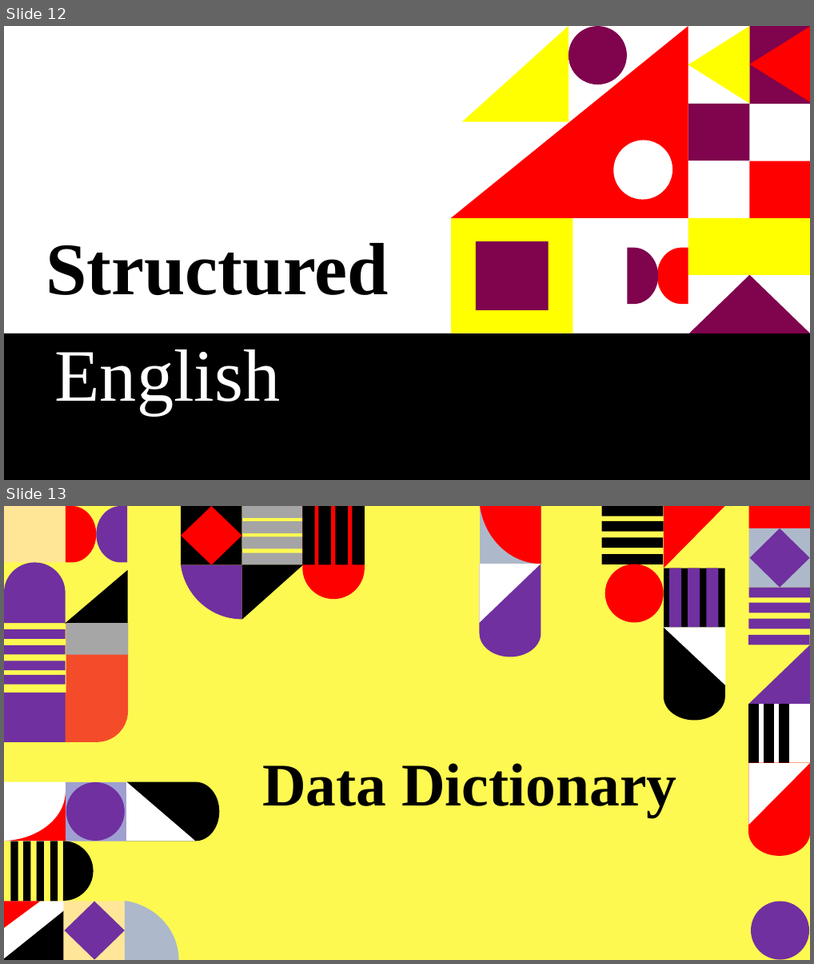
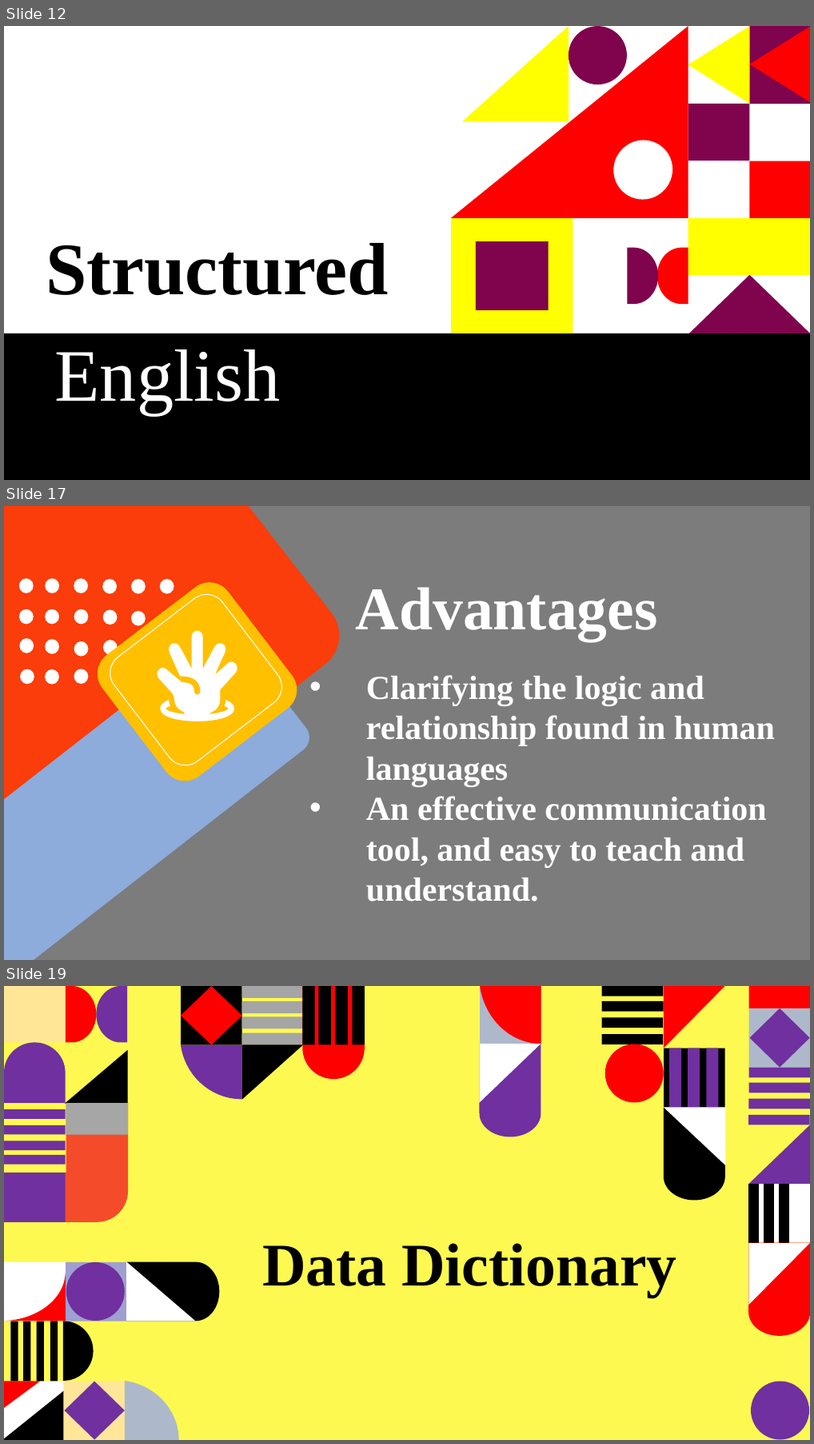
Before and after one commit to tamanghawana0815/SAD-ppt, a slide deck: Presentation.pptx. Shown one above the other, each under a label of ours: slides 12 and 13 before the commit, slides 12, 17 and 19 after it; the slides between them are not shown. The pictures are 814x964 and 814x1444 pixels, drawn with LibreOffice and Linux fonts; fonts in the diff are those of the drawing. Boxes give left, top, right and bottom in pixels: in the first picture for what was removed or moved away, otherwise in the second. Text is boxed around its words. In the diff, an @@ line names an element or a change of style, - is before the commit and + after.

```diff
--- a/Presentation.pptx
+++ b/Presentation.pptx
@@ slide 17 added at (x1=4, y1=506, x2=810, y2=960), background #7C7C7C @@
@@ group added at (x1=4, y1=506, x2=775, y2=960): 24 ellipses, 3 freeform shapes, 2 rounded rectangles, 2 texts @@
+Advantages
+• Clarifying the logic and relationship found in human languages
+• An effective communication tool, and easy to teach and understand.
@@ what was slide 13 is now slide 19 @@
```
Also in this commit, not shown: 1 slide changed, 6 other slides added.
